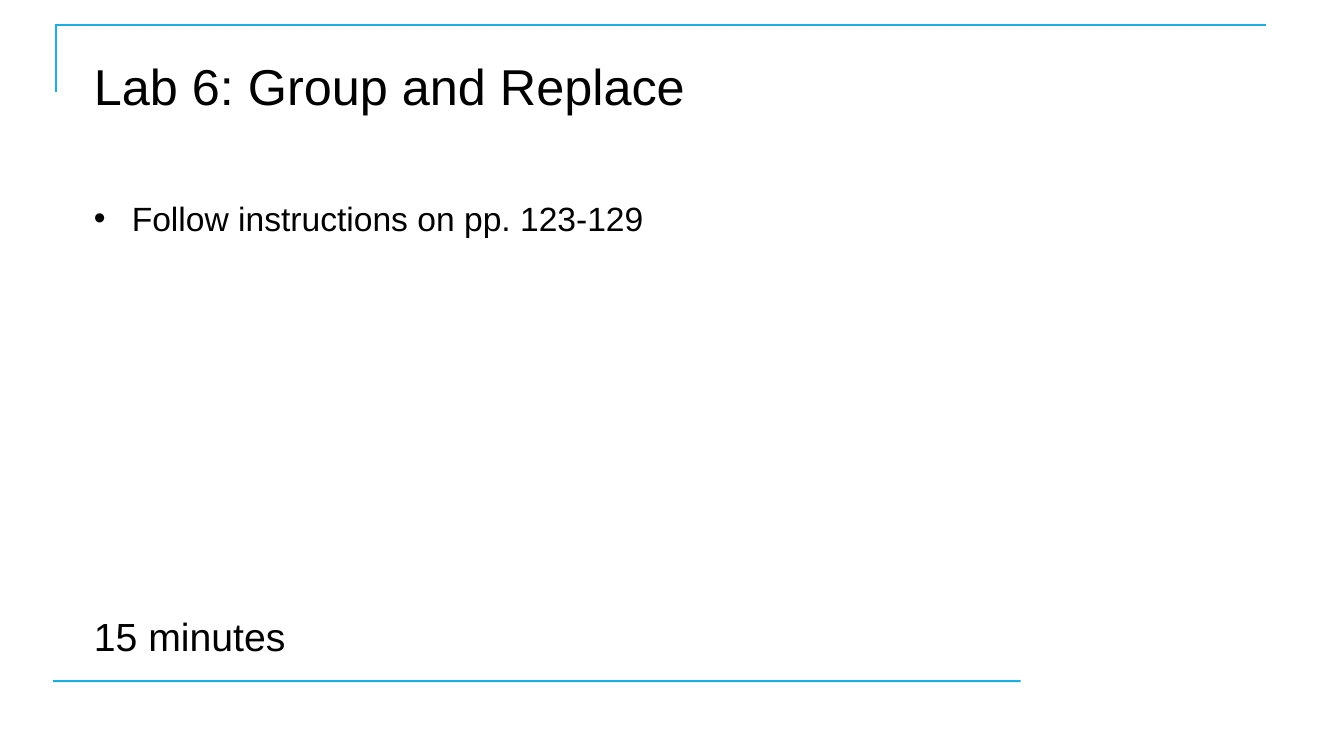
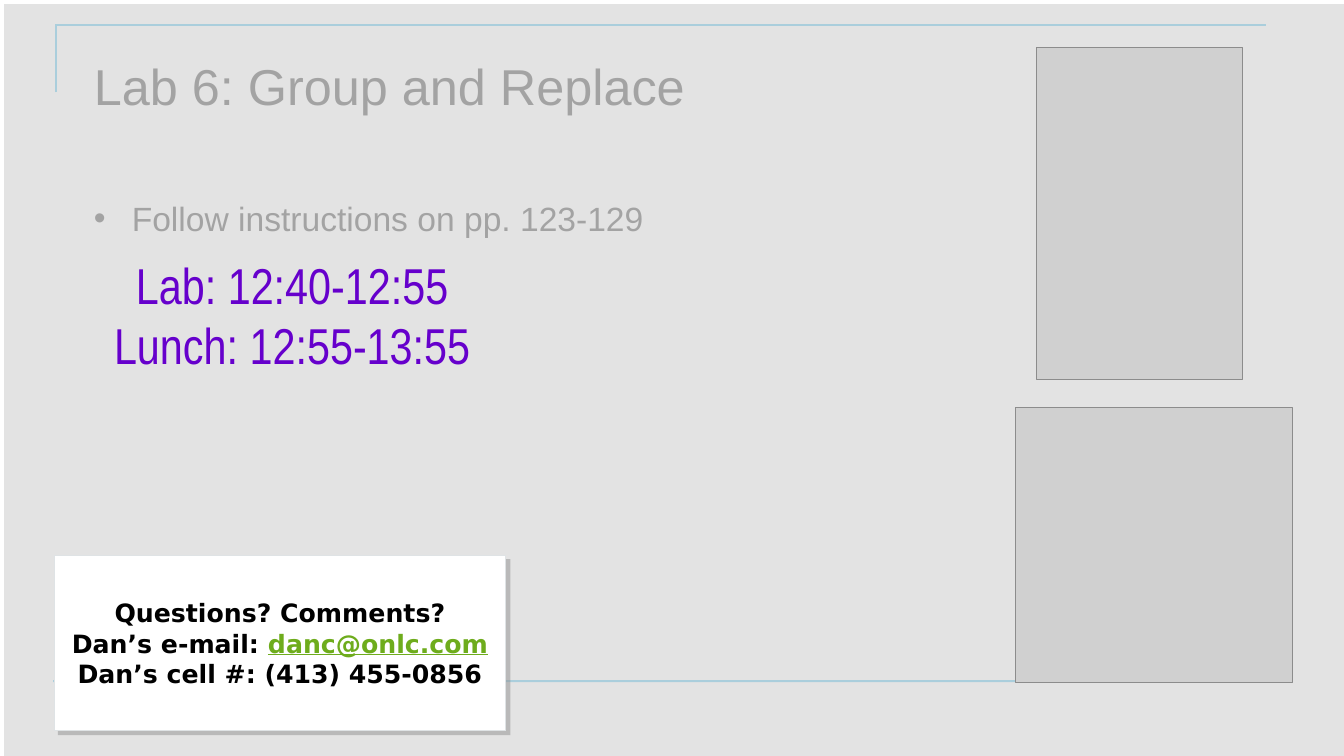
Before and after one commit to CostelloTechnicalConsulting/XTBP10---Tableau-Prep-Introduction, a slide deck: slide 91 of ppt/TableauPrepBuilderIntroV1_2.pptx. Drawn at 1344x756 pixels with LibreOffice and Linux fonts; fonts in the diff are those of the drawing; grey boxes stand for pictures; background and template pictures are left out. Boxes give left, top, right and bottom in pixels: in the first picture for what was removed or moved away, otherwise in the second. Text is boxed around its words. In the diff, an @@ line names an element or a change of style, - is before the commit and + after.

```diff
--- a/ppt/TableauPrepBuilderIntroV1_2.pptx
+++ b/ppt/TableauPrepBuilderIntroV1_2.pptx
@@ rectangle added at <box>0,0,1344,756</box>, fill #FFFFFF at 50% opacity @@
@@ picture added at <box>1036,47,1243,380</box> @@
@@ text added at <box>114,267,471,365</box>, 36 pt, text gradient #6600CC to #CC00CC @@
+Lab: 12:40-12:55
+Lunch: 12:55-13:55
@@ picture added at <box>1015,408,1293,684</box> @@
@@ rectangle added at <box>54,556,506,731</box>, fill #FFFFFF, outline #DFE3E5 0.75 pt, 18 pt, text #000000, bold @@
+Questions? Comments?
+Dan’s e-mail: danc@onlc.com
+Dan’s cell #: (413) 455-0856
```
Also in this commit, not shown: 10 other slides changed, 6 slides added, 2 other files.
